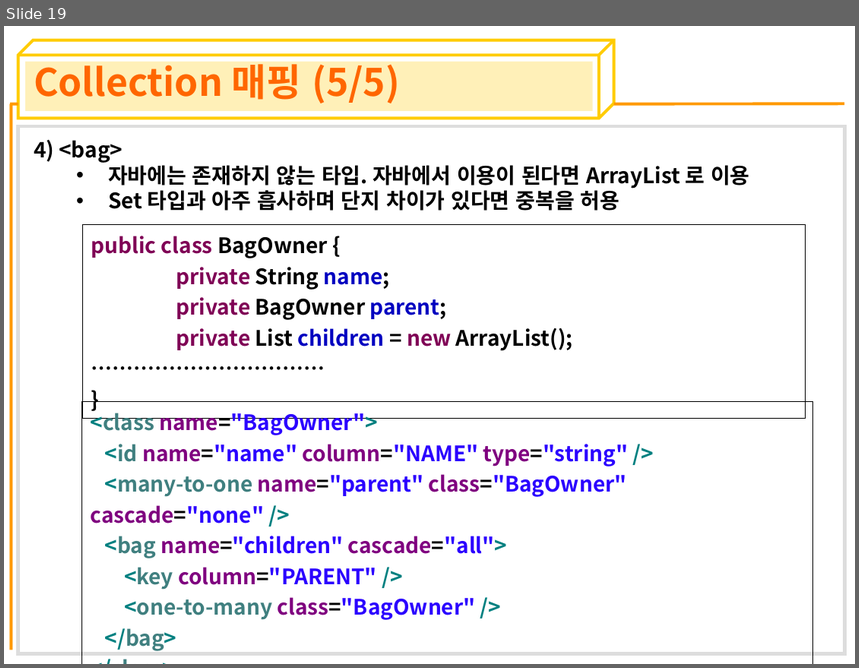
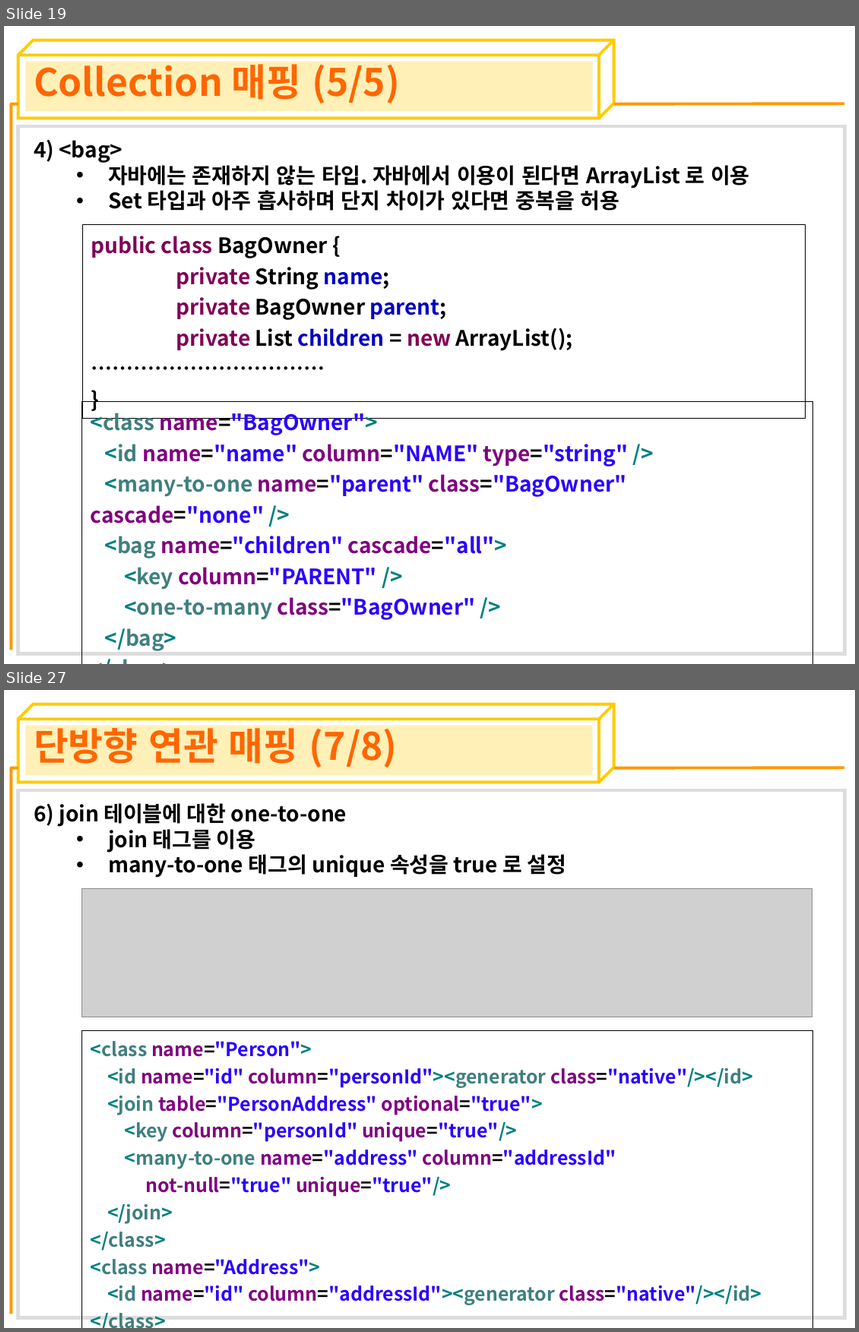
Before and after one commit to crazyjin7/sds-java-framework, a slide deck: FrameworkWeb/doc/PPT/08장_ORMapping.ppt. Shown one above the other, each under a label of ours: slide 19 before the commit, slides 19 and 27 after it; the slides between them are not shown. The pictures are 859x668 and 859x1332 pixels, drawn with LibreOffice and Linux fonts; fonts in the diff are those of the drawing; grey boxes stand for pictures. Boxes give left, top, right and bottom in pixels: in the first picture for what was removed or moved away, otherwise in the second. Text is boxed around its words. In the diff, an @@ line names an element or a change of style, - is before the commit and + after.

```diff
--- a/FrameworkWeb/doc/PPT/08장_ORMapping.ppt
+++ b/FrameworkWeb/doc/PPT/08장_ORMapping.ppt
@@ slide 27 added at [4,690,855,1328], background #FFFFFF; not listed: 6 template elements that a slide beside it also shows @@
@@ title added at [34,722,398,768], 32 pt, text #FF6600, bold @@
+단방향 연관 매핑 (7/8)
@@ text added at [34,803,566,878], 18 pt, text #000000, bold @@
+6) join 테이블에 대한 one-to-one
+  • join 태그를 이용
+  • many-to-one 태그의 unique 속성을 true 로 설정
@@ picture added at [82,888,813,1017] @@
@@ table added at [82,1030,813,1309], 1 rows, 1 columns @@
+<class name="Person"> / <id name="id" column="personId"><generator class="native"/></id> / <join table="PersonAddress" optional="true"> / <key column="personId" unique="true"/> / <many-to-one name="address" column="addressId" / not-null="true" unique="true"/> / </join> / </class> / <class name="Address"> / <id name="id" column="addressId"><generator class="native"/></id> / </class>
```
Also in this commit, not shown: 22 other slides added, 1 other file.
